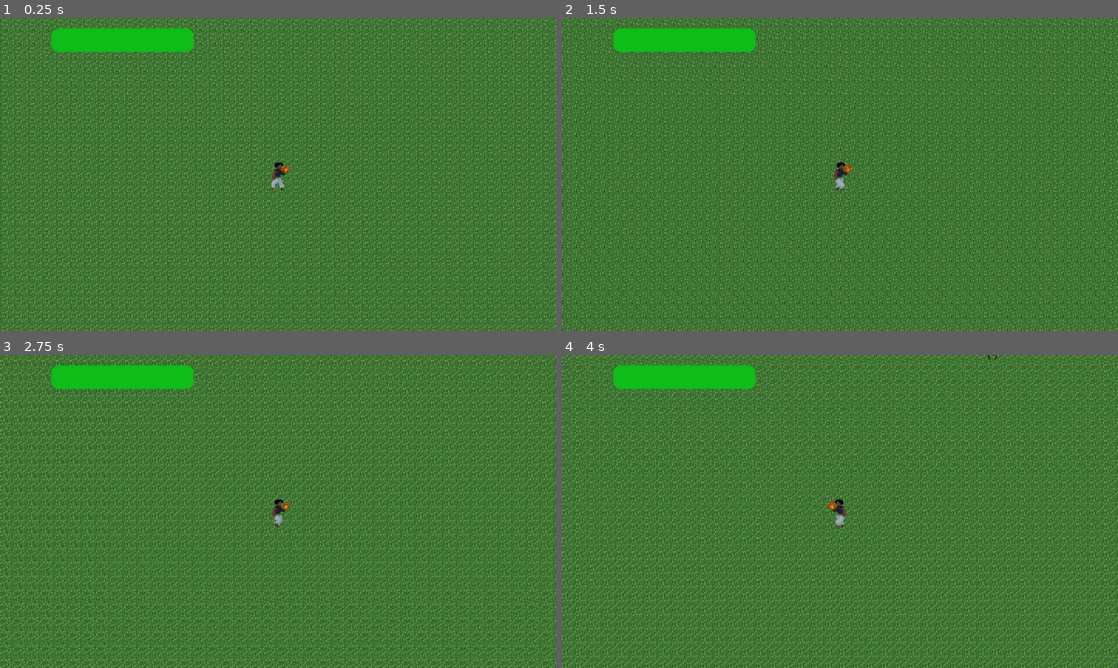
Above: before the commit, frames 1-4 (two rows, left to right).
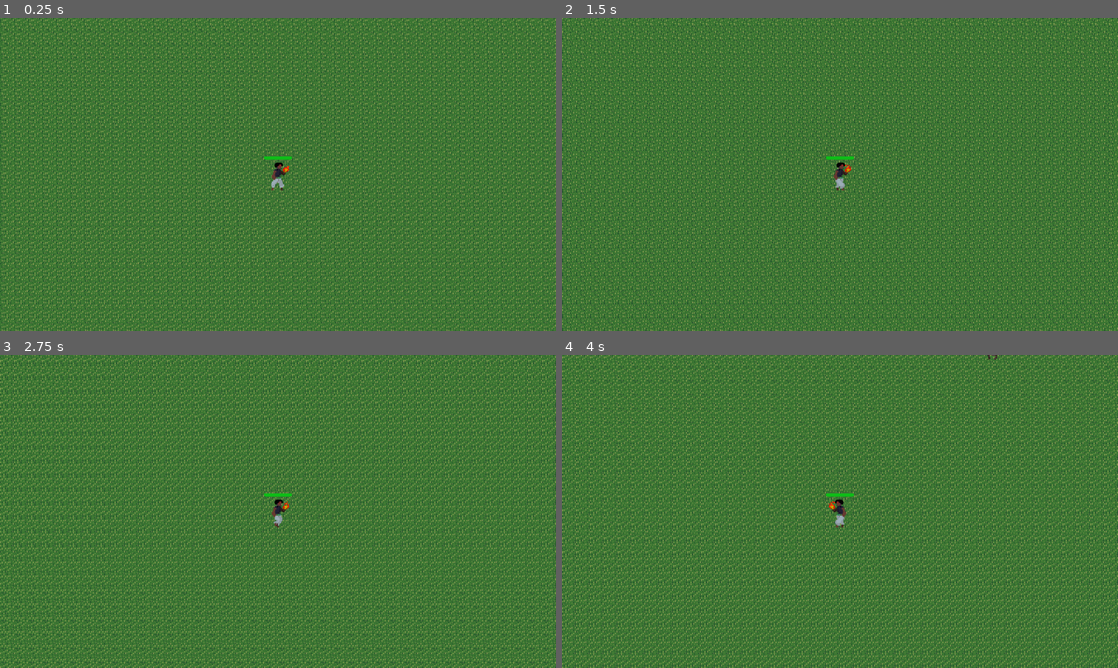
Above: after the commit, the same moments.

Repository: allanrrick/projeto-rogue
Game: Godot game, scene res://Scenes/scene.tscn
The game is run twice, just before and just after one commit, with the same random seed, the same clock (stepped at 60 frames per second) and the same inputs.
Inputs:
- Up to frame 1 (0.25 s): no input
- Up to frame 2 (1.5 s): tap Enter at 0.5 s; hold D (right) 0.53-1.28 s; tap Shift (dash) at 0.6, 1.35 s; hold S (down) from 1.28 s (still down)
- Up to frame 3 (2.75 s): release S (down) at 2.03 s; hold D (right) from 2.03 s (still down); tap Shift (dash) at 2.1 s
- Up to frame 4 (4 s): release D (right) at 2.78 s; hold W (up) 2.78-3.53 s; tap Shift (dash) at 2.85, 3.6 s; hold A (left) from 3.53 s (still down)

The runs differ from the first frame. In frame 1, 2.0% of the frame differs, in the area x 9-53%, y 3-46%; in frame 2, 2.0%; in frame 3, 2.0%; in frame 4, 2.0%.

Commit message:
ancora barra de vida em cima do player

Diff:
--- a/Scenes/hud.gd
+++ b/Scenes/hud.gd
@@ -1,7 +1,7 @@
 extends CanvasLayer
 
 @onready var player = $"../Player"
-@onready var barra_vida = $ProgressBar
+@onready var barra_vida = $"../Player/ProgressBar"
 
 # Called when the node enters the scene tree for the first time.
 func _ready() -> void:
--- a/Scenes/scene.tscn
+++ b/Scenes/scene.tscn
@@ -5,16 +5,16 @@
 [ext_resource type="PackedScene" uid="uid://cm4tvgah0algt" path="res://Enemies/enemy.tscn" id="3_lrus4"]
 [ext_resource type="Script" uid="uid://bv6qal1estvej" path="res://Scenes/hud.gd" id="4_hud"]
 
-[sub_resource type="CapsuleShape2D" id="CapsuleShape2D_hc1iw"]
-radius = 9.0
-height = 36.0
-
 [sub_resource type="StyleBoxFlat" id="StyleBoxFlat_lrus4"]
 bg_color = Color(0.055173576, 0.74277526, 0.091015704, 1)
 corner_radius_top_left = 8
 corner_radius_top_right = 8
 corner_radius_bottom_right = 8
 corner_radius_bottom_left = 8
+
+[sub_resource type="CapsuleShape2D" id="CapsuleShape2D_hc1iw"]
+radius = 9.0
+height = 36.0
 
 [node name="Scene" type="Node2D" unique_id=994620687]
 
@@ -27,6 +27,20 @@
 region_rect = Rect2(-1000, -1000, 1000, 1000)
 
 [node name="Player" parent="." unique_id=97180810 groups=["player"] instance=ExtResource("2_p6gg1")]
+
+[node name="ProgressBar" type="ProgressBar" parent="Player" unique_id=938694572]
+anchors_preset = -1
+anchor_left = 0.066
+anchor_top = -0.054
+anchor_right = 0.066
+anchor_bottom = -0.054
+offset_left = -15.999999
+offset_top = -21.000002
+offset_right = 148.0
+offset_bottom = 5.999998
+scale = Vector2(0.19440672, 0.13939725)
+theme_override_styles/fill = SubResource("StyleBoxFlat_lrus4")
+show_percentage = false
 
 [node name="Enemy" parent="." unique_id=668914388 instance=ExtResource("3_lrus4")]
 position = Vector2(336, -258)
@@ -42,19 +56,6 @@
 [node name="CanvasLayer" type="CanvasLayer" parent="." unique_id=1530858130]
 script = ExtResource("4_hud")
 
-[node name="ProgressBar" type="ProgressBar" parent="CanvasLayer" unique_id=938694572]
-anchors_preset = -1
-anchor_left = 0.066
-anchor_top = -0.054
-anchor_right = 0.066
-anchor_bottom = -0.054
-offset_left = 16.76001
-offset_top = 31.44
-offset_right = 180.76001
-offset_bottom = 58.440002
-theme_override_styles/fill = SubResource("StyleBoxFlat_lrus4")
-show_percentage = false
-
 [connection signal="body_entered" from="Enemy/areaDano" to="Enemy" method="_on_area_dano_body_entered"]
 [connection signal="body_exited" from="Enemy/areaDano" to="Enemy" method="_on_area_dano_body_exited"]
 [connection signal="timeout" from="Enemy/TimerDano" to="Enemy" method="_on_timer_dano_timeout"]
